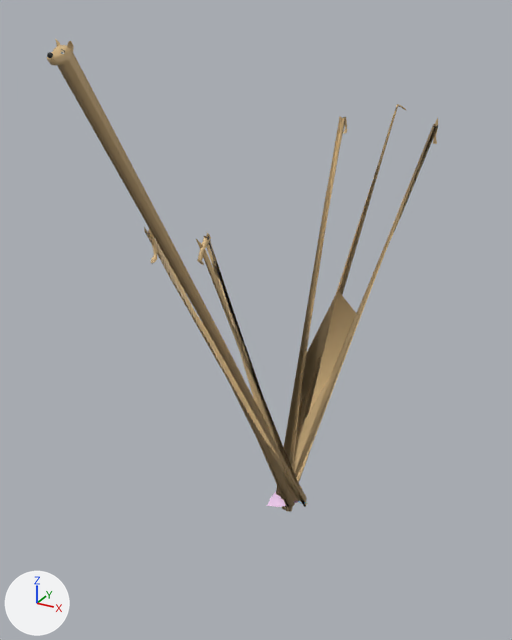
The glTF model public/modelos/scoobydoo.gltf: old version first, new version second.
Both versions are drawn from a camera (50 mm lens) standing at (1.21, -2.45, 2.09) and looking at (-0.11, -0.05, 0.89). Arrows for +X, +Y and +Z are at lower left; the lights stay in place. Vertices at the same position are counted once.

The older version as bpy lines, for what is in view:
```python
me_capa = bpy.data.meshes.new('Capa')
me_capa.from_pydata(...)  # 69 vertices, 104 faces; spans x -0.0476..0.0932, y -0.0741..0.0741, z -0.039..0.0019
me_capa.materials.append(mat_jcolor)  # white #eccaed
me_scoobydoo = bpy.data.meshes.new('ScoobyDoo')
me_scoobydoo.from_pydata(...)  # 1047 vertices, 2090 faces; spans x -0.26..0.27, y -1.21..1.32, z -0.09..2.03
me_scoobydoo.materials.append(mat_material__79)  # picture img_scooby_doo_textura1_jpg
ob_capa = bpy.data.objects.new('Capa', me_capa)
ob_capa.location = (0.0, 0.0, 0.0)
ob_scoobydoo = bpy.data.objects.new('ScoobyDoo', me_scoobydoo)
ob_scoobydoo.location = (0.0, 0.0, 0.0)
```
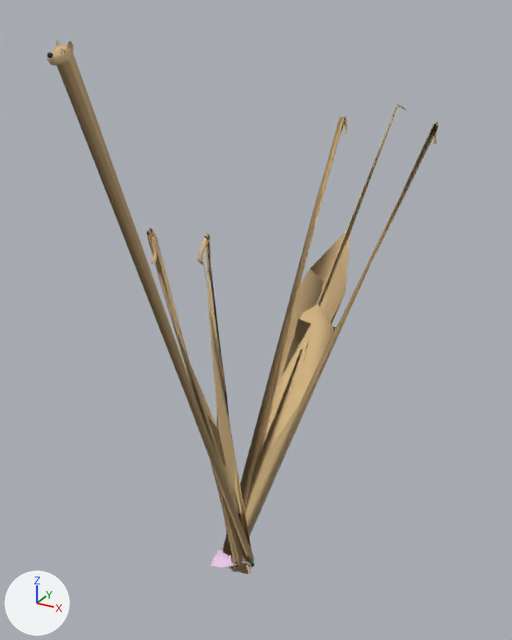
The newer file is also rescaled (x39.37), turned or shifted as a whole; pictures and numbers use the older file's frame.

Edits to the scene script, one JSON object a line:
```json
{"block": "me_scoobydoo", "where": "me_scoobydoo.from_pydata(...)  # 1047 vertices, 2090 faces; spans x -0.26..0.27, y -1.21..1.32, z -0.09..2.03"}
{"block": "me_scoobydoo", "where": "# used by ob_scoobydoo; location = (0.0, 0.0, 0.0)"}
{"block": "me_scoobydoo", "change": "me_scoobydoo part 1: 484 of 1047 vertices moved; they spanned x -0.26..0.27, y -0.79..1.21, z -0.09..1.6 and now span x -0.25..0.24, y -0.81..1.11, z -0.09..1.53; mean shift (-0.01, -0.26, -0.02); largest move (-0.04, 0.0, -0.07) -> (-0.02, 0.75, 1.11)"}
{"block": "me_capa", "where": "me_capa.from_pydata(...)  # 69 vertices, 104 faces; spans x -0.0476..0.0932, y -0.0741..0.0741, z -0.039..0.0019"}
{"block": "me_capa", "where": "# used by ob_capa; location = (0.0, 0.0, 0.0)"}
{"block": "me_capa", "change": "me_capa part 2: the whole mesh is moved by (-0.0291, -0.4499, -0.0078)"}
```

Changed parts and their boxes (x1, y1, x2, y2) in the pictures (512 x 640 px; the box of a moved part takes in the faces that stretch with it):
```json
{"object": "ScoobyDoo", "change": "reshaped", "before": [47, 39, 438, 512], "after": [47, 39, 438, 574], "on screen": "13% taller"}
{"object": "Capa", "change": "mesh moved", "before": [266, 491, 298, 507], "after": [210, 548, 244, 567]}
{"part": 1, "of": "me_scoobydoo", "change": "moved or reshaped", "before": [57, 52, 438, 512], "after": [57, 52, 438, 574]}
```
